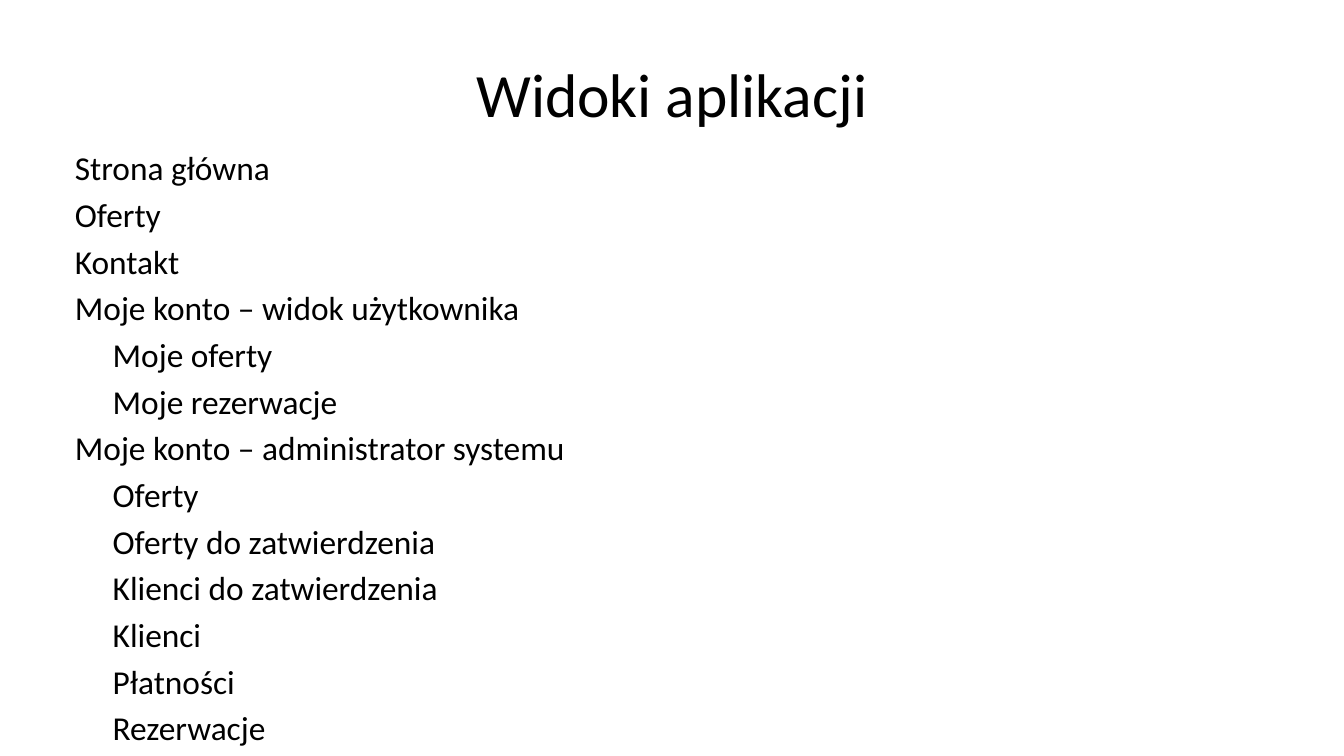
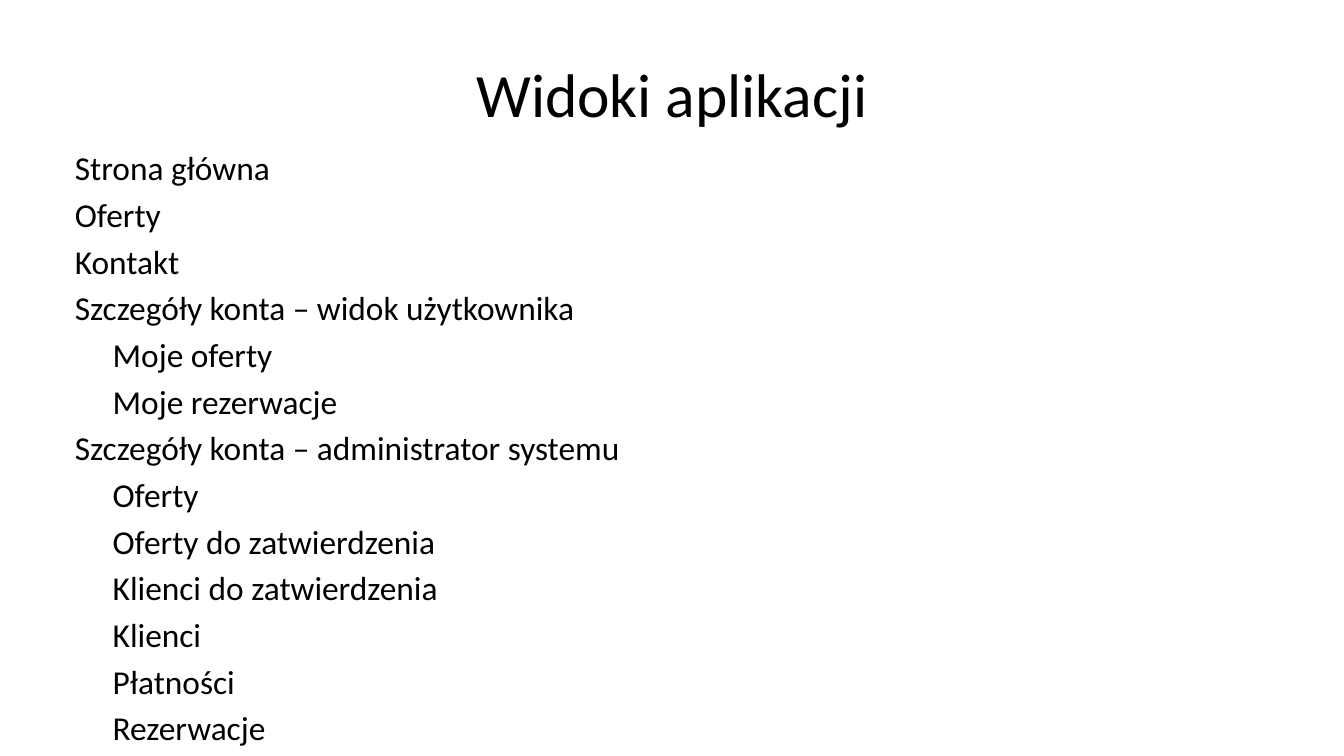
Before and after one commit to bjj-project/accommodation_announcements_documentation, a slide deck: slide 12 of accommodation_announcements_presentation.pptx. Drawn at 1344x756 pixels with LibreOffice and Linux fonts; fonts in the diff are those of the drawing; background and template pictures are left out. Boxes give left, top, right and bottom in pixels: in the first picture for what was removed or moved away, otherwise in the second. Text is boxed around its words. In the diff, an @@ line names an element or a change of style, - is before the commit and + after.

Commit message:
Opis widoków, korekta błędów językowych

```diff
--- a/accommodation_announcements_presentation.pptx
+++ b/accommodation_announcements_presentation.pptx
@@ text at box(75, 296, 574, 326): text changed @@
-Moje konto – widok użytkownika
+Szczegóły konta – widok użytkownika
@@ text at box(75, 436, 619, 466): text changed @@
-Moje konto – administrator systemu
+Szczegóły konta – administrator systemu
```
Also in this commit, not shown: 7 other slides changed, 7 slides added, 6 slides removed.
